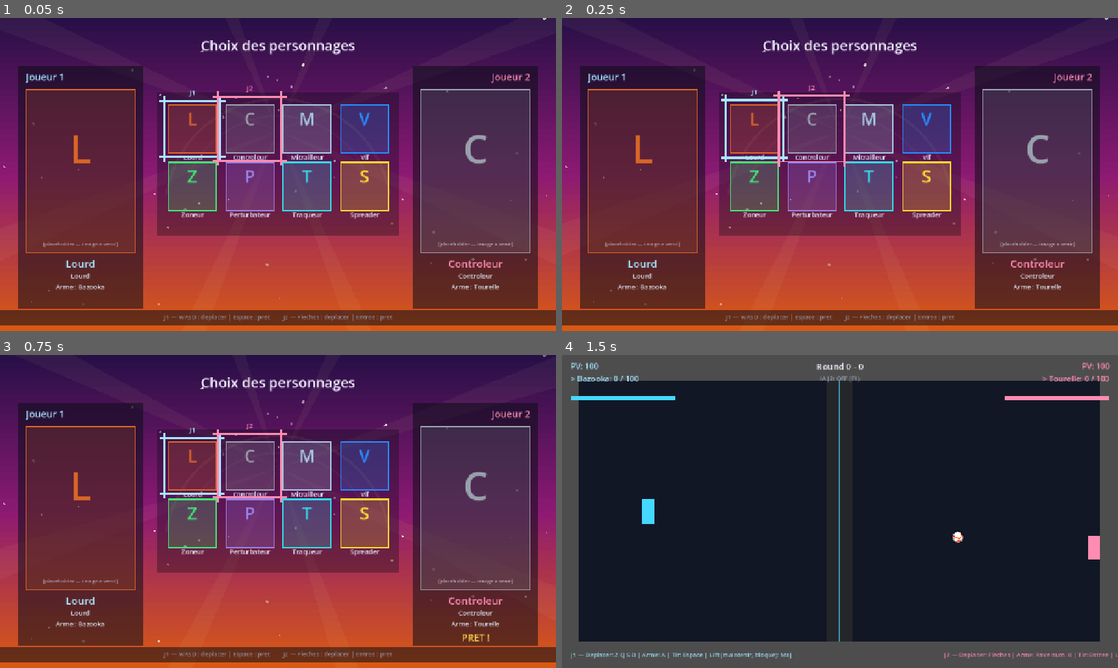
Above: before the commit, frames 1-4 (two rows, left to right).
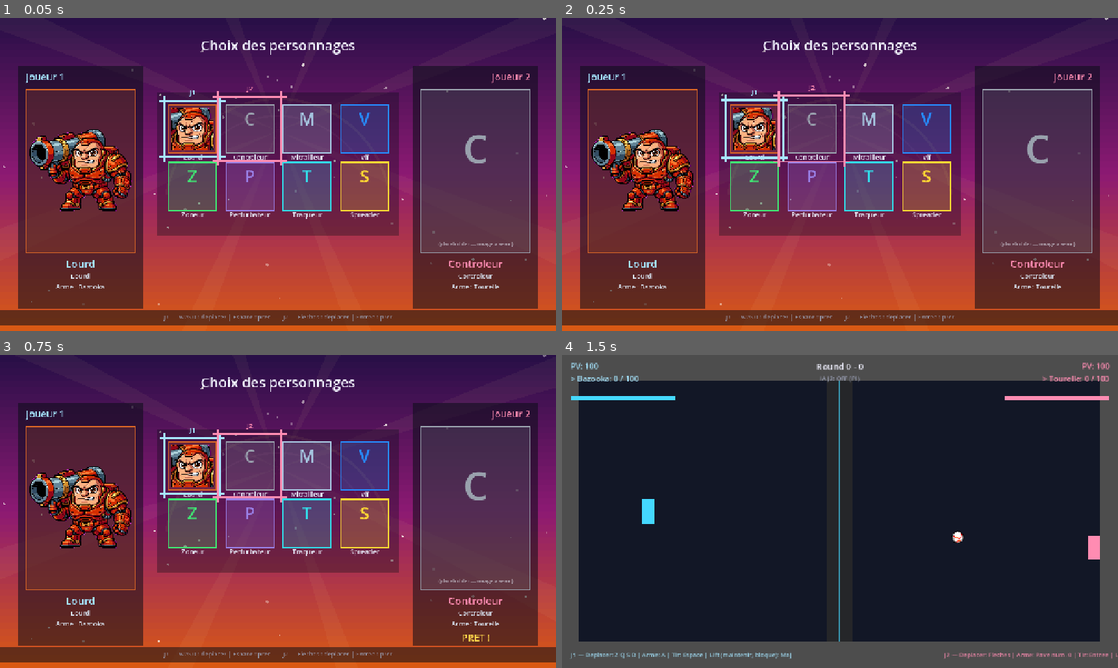
Above: after the commit, the same moments.

Repository: Shakkam/seek_destroy_reflect
Game: Godot game, scene res://scenes/CharacterSelect.tscn
The game is run twice, just before and just after one commit, with the same random seed, the same clock (stepped at 60 frames per second) and the same inputs. This scene is started directly instead of the project's main scene.
Inputs (mouse positions are in pixels of both pictures, inside the frame that each line leads up to):
- Up to frame 1 (0.05 s): no input
- Up to frame 2 (0.25 s): no input
- Up to frame 3 (0.75 s): tap Enter at 0.5 s; move the mouse to (400, 495) at 0.52 s; hold Right from 0.53 s (still down); hold Enter from 0.53 s (still down); click (400, 495) at 0.67 s
- Up to frame 4 (1.5 s): tap Space at 0.77 s; move the mouse to (728, 527) at 1.27 s; release Right at 1.28 s; release Enter at 1.28 s; hold Down from 1.28 s (still down); tap T at 1.35 s

The runs differ from the first frame. In frame 1, 5.5% of the frame differs, in the area x 4-96%, y 7-97%; in frame 2, 5.5%; in frame 3, 5.5%; in frame 4, nothing differs.

Commit message:
Character-select: wire in Lourd's real portrait/full-body art (first real render)
Camil: "je t'ai mis lourd-head et lourd-body pour test dans sources" -
already exactly at the GDD's target dimensions (portrait 128x128, full
256x384) and background-removed (transparent PNG), so no GIMP pass needed
on this one, straight copy into assets/art/characters/lourd/.

- CharacterSelectNode gets a PORTRAIT_TEXTURES/FULL_TEXTURES lookup table
  keyed by character id (same explicit preload+id-lookup pattern
  match_arena_node.gd already uses for weapon sprites) - Lourd's the only
  entry so far, everyone else keeps falling back to the accent-tinted
  placeholder (_draw_grid_cell/_draw_big_image both check the table
  first). Adding a character's art later is just one more dict entry, no
  drawing-logic change.
- New _draw_texture_fit() scales a texture into a rect preserving aspect,
  centered, with a small inset so the cell/panel's accent border still
  frames it.
- texture_filter = NEAREST set on the node in _ready() so the pixel art
  stays crisp when scaled up into the grid cell / big preview rect,
  matching ProjectileNode's existing convention.

Verified: campaign_setup_check.tscn 45/45 PASS, character_select_nav_check
4/4 PASS, smoke_test.gd 0 failures, scene boots clean headless with the
new textures imported.

Co-Authored-By: Claude Sonnet 5 <noreply@anthropic.com>

Diff:
--- a/godot_project/nodes/character_select_node.gd
+++ b/godot_project/nodes/character_select_node.gd
@@ -13,11 +13,11 @@
 ## matches CHARACTERS' order); P1 and P2 move independent cursors over the
 ## SAME grid (own color each, can land on the same cell). Whichever
 ## character a player's cursor is on drives that player's side preview
-## panel (name/archetype/weapon + a big full-body placeholder — real art
-## drops in once Gemini renders land, see the GDD's character-portrait
-## prompt table). No external art yet, so portraits/big image are drawn
-## placeholders (accent-tinted box + big initial), same "_draw() shapes,
-## no imported textures" convention as CampaignMapNode.
+## panel (name/archetype/weapon + a big full-body image). Real art drops
+## in per-character as it's ready (see PORTRAIT_TEXTURES/FULL_TEXTURES
+## below) — until then, a character falls back to a drawn placeholder
+## (accent-tinted box + big initial), same "_draw() shapes" convention as
+## CampaignMapNode.
 
 const CHARACTERS := [ # of CharacterData — order matches the Epic 2 roster table AND the grid's row-major layout (row = i/GRID_COLS, col = i%GRID_COLS)
 	preload("res://data/characters/lourd.tres"),
@@ -59,6 +59,21 @@
 const GAMEPAD_STICK_DEADZONE := 0.25
 const GAMEPAD_TRIGGER_THRESHOLD := 0.4
 
+# Real portrait/full-body art, per character id — same "explicit preload +
+# id lookup" pattern match_arena_node.gd uses for weapon sprites. Only
+# Lourd has real art so far (2026-08-12, Camil's first Gemini test render
+# for this roster, exactly the GDD's target 128x128 / 256x384 dimensions
+# already background-removed); everyone else still falls back to the
+# accent-tinted placeholder in _draw_grid_cell()/_draw_big_image() until
+# their art lands — add an entry here as each character's art arrives,
+# never a code change beyond this table.
+const PORTRAIT_TEXTURES := {
+	"lourd": preload("res://assets/art/characters/lourd/portrait.png"),
+}
+const FULL_TEXTURES := {
+	"lourd": preload("res://assets/art/characters/lourd/full.png"),
+}
+
 @onready var p1_name_label: Label = $P1Name
 @onready var p2_name_label: Label = $P2Name
 @onready var p1_desc_label: Label = $P1Desc
@@ -83,6 +98,7 @@
 var _pulse_time := 0.0
 
 func _ready() -> void:
+	texture_filter = CanvasItem.TEXTURE_FILTER_NEAREST # keep pixel-art portraits crisp when scaled — same convention as ProjectileNode
 	_refresh_labels()
 
 func _process(delta: float) -> void:
@@ -200,8 +216,8 @@
 	# perfectly overlapping and reading as one.
 	_draw_selection_frame(_cell_position(_p1_index), "J1", 8.0, P1_COLOR, _p1_confirmed)
 	_draw_selection_frame(_cell_position(_p2_index), "J2", 18.0, P2_COLOR, _p2_confirmed)
-	_draw_big_placeholder(BIG_IMAGE_P1_RECT, CHARACTERS[_p1_index])
-	_draw_big_placeholder(BIG_IMAGE_P2_RECT, CHARACTERS[_p2_index])
+	_draw_big_image(BIG_IMAGE_P1_RECT, CHARACTERS[_p1_index])
+	_draw_big_image(BIG_IMAGE_P2_RECT, CHARACTERS[_p2_index])
 
 func _draw_grid_cell(i: int) -> void:
 	var character: CharacterData = CHARACTERS[i]
@@ -210,7 +226,11 @@
 	var rect := Rect2(pos, Vector2(CELL_SIZE, CELL_SIZE))
 	draw_rect(rect, Color(accent.r, accent.g, accent.b, 0.22), true)
 	draw_rect(rect, accent, false, 3.0)
-	_draw_placeholder_initial(character.display_name, pos + Vector2(CELL_SIZE, CELL_SIZE) / 2.0, 40, accent)
+	var portrait: Texture2D = PORTRAIT_TEXTURES.get(character.id)
+	if portrait:
+		_draw_texture_fit(portrait, rect, 6.0)
+	else:
+		_draw_placeholder_initial(character.display_name, pos + Vector2(CELL_SIZE, CELL_SIZE) / 2.0, 40, accent)
 	_draw_centered_text(character.display_name, pos + Vector2(CELL_SIZE / 2.0, CELL_SIZE + 16.0), 15, Color(0.9, 0.91, 0.97))
 
 ## The bold player cursor — a thick rectangular frame with outward corner
@@ -244,12 +264,27 @@
 		draw_line(corner, corner + Vector2(TICK * entry[1], 0.0), color, 5.0)
 		draw_line(corner, corner + Vector2(0.0, TICK * entry[2]), color, 5.0)
 
-func _draw_big_placeholder(rect: Rect2, character: CharacterData) -> void:
+func _draw_big_image(rect: Rect2, character: CharacterData) -> void:
 	var accent: Color = ACCENT_COLORS.get(character.id, Color(0.6, 0.6, 0.6))
 	draw_rect(rect, Color(accent.r, accent.g, accent.b, 0.18), true)
 	draw_rect(rect, accent, false, 3.0)
-	_draw_placeholder_initial(character.display_name, rect.position + rect.size / 2.0, 90, accent)
-	_draw_centered_text("(placeholder — image a venir)", rect.position + Vector2(rect.size.x / 2.0, rect.size.y - 16.0), 12, Color(0.85, 0.86, 0.9, 0.7))
+	var full_image: Texture2D = FULL_TEXTURES.get(character.id)
+	if full_image:
+		_draw_texture_fit(full_image, rect, 4.0)
+	else:
+		_draw_placeholder_initial(character.display_name, rect.position + rect.size / 2.0, 90, accent)
+		_draw_centered_text("(placeholder — image a venir)", rect.position + Vector2(rect.size.x / 2.0, rect.size.y - 16.0), 12, Color(0.85, 0.86, 0.9, 0.7))
+
+## Scales `texture` to fit inside `rect` (uniform scale, aspect preserved,
+## centered), with `inset` px of margin on each side — the grid cell's
+## accent tint/border stays visible as a frame around it.
+func _draw_texture_fit(texture: Texture2D, rect: Rect2, inset: float) -> void:
+	var avail := Rect2(rect.position + Vector2(inset, inset), rect.size - Vector2(inset, inset) * 2.0)
+	var tex_size := texture.get_size()
+	var fit_scale := minf(avail.size.x / tex_size.x, avail.size.y / tex_size.y)
+	var draw_size := tex_size * fit_scale
+	var draw_pos := avail.position + (avail.size - draw_size) / 2.0
+	draw_texture_rect(texture, Rect2(draw_pos, draw_size), false)
 
 func _draw_placeholder_initial(display_name: String, center: Vector2, font_size: int, color: Color) -> void:
 	var font := ThemeDB.fallback_font
Binary file added: godot_project/assets/art/characters/lourd/full.png
Not shown, added: godot_project/assets/art/characters/lourd/full.png.import
Binary file added: godot_project/assets/art/characters/lourd/portrait.png
Not shown, added: godot_project/assets/art/characters/lourd/portrait.png.import
